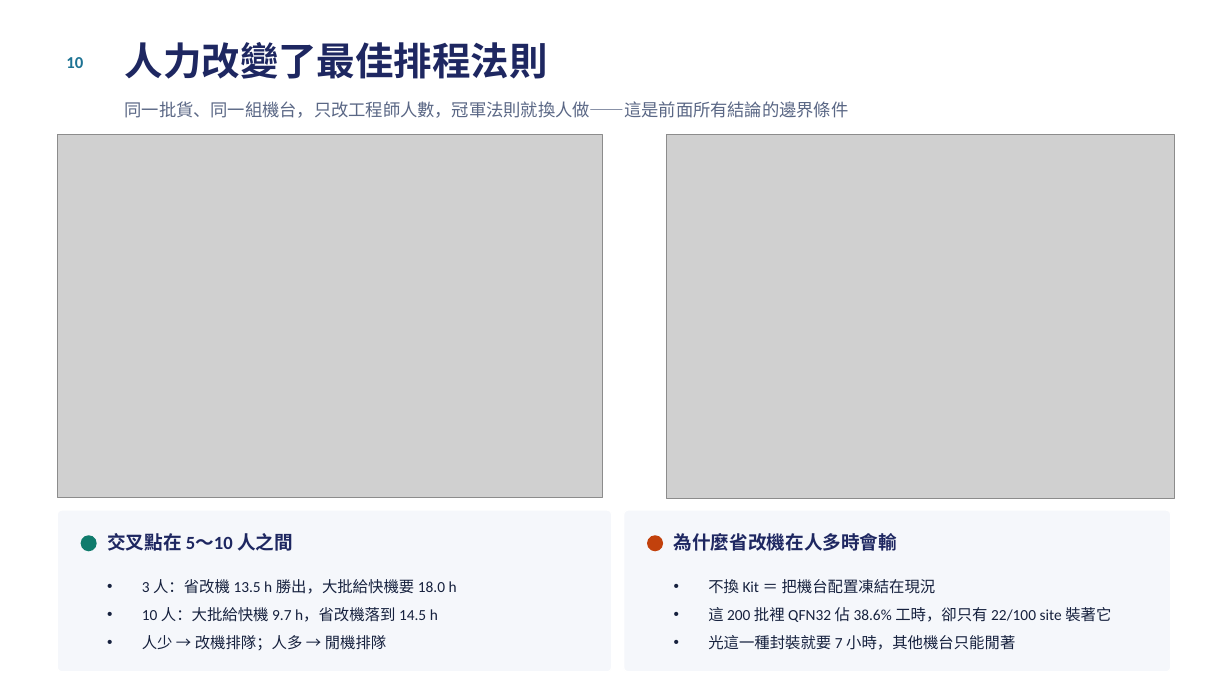
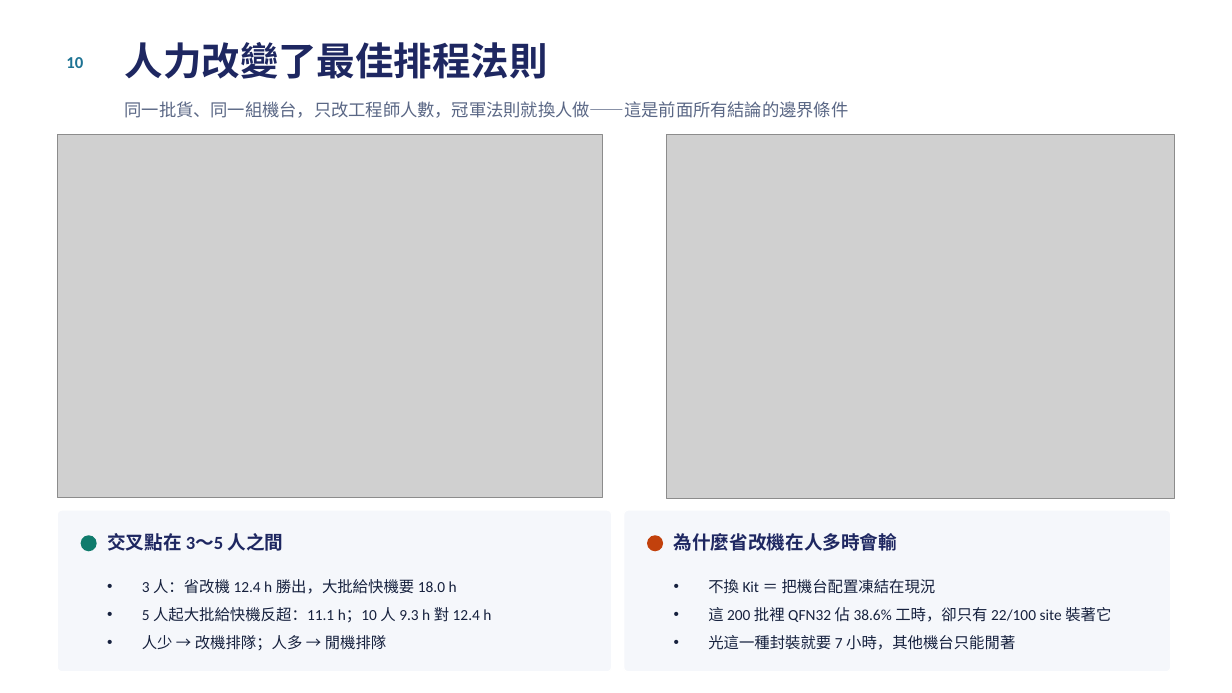
Before and after one commit to cnshow2025/my-factory, a slide deck: slide 11 of docs/測試排程分析報告.pptx. Drawn at 1232x693 pixels with LibreOffice and Linux fonts; fonts in the diff are those of the drawing; grey boxes stand for pictures. Boxes give left, top, right and bottom in pixels: in the first picture for what was removed or moved away, otherwise in the second. Text is boxed around its words. In the diff, an @@ line names an element or a change of style, - is before the commit and + after.

```diff
--- a/docs/測試排程分析報告.pptx
+++ b/docs/測試排程分析報告.pptx
@@ text at (107,533,284,551): text changed @@
-交叉點在 5～10 人之間
+交叉點在 3～5 人之間
@@ text at (142,579,491,623): text changed @@
-• 3 人：省改機 13.5 h 勝出，大批給快機要 18.0 h
-• 10 人：大批給快機 9.7 h，省改機落到 14.5 h
+• 3 人：省改機 12.4 h 勝出，大批給快機要 18.0 h
+• 5 人起大批給快機反超：11.1 h；10 人 9.3 h 對 12.4 h
```
Also in this commit, not shown: 5 other slides changed, 3 other files.
